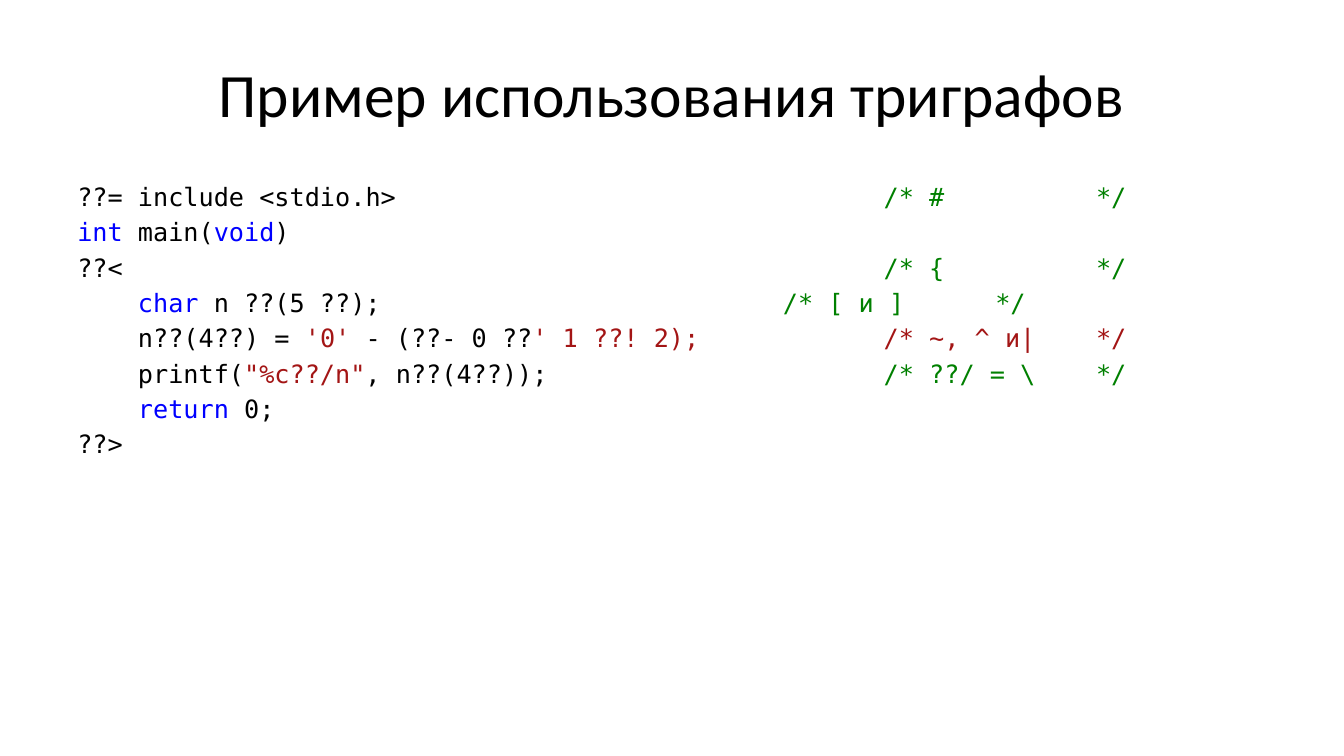
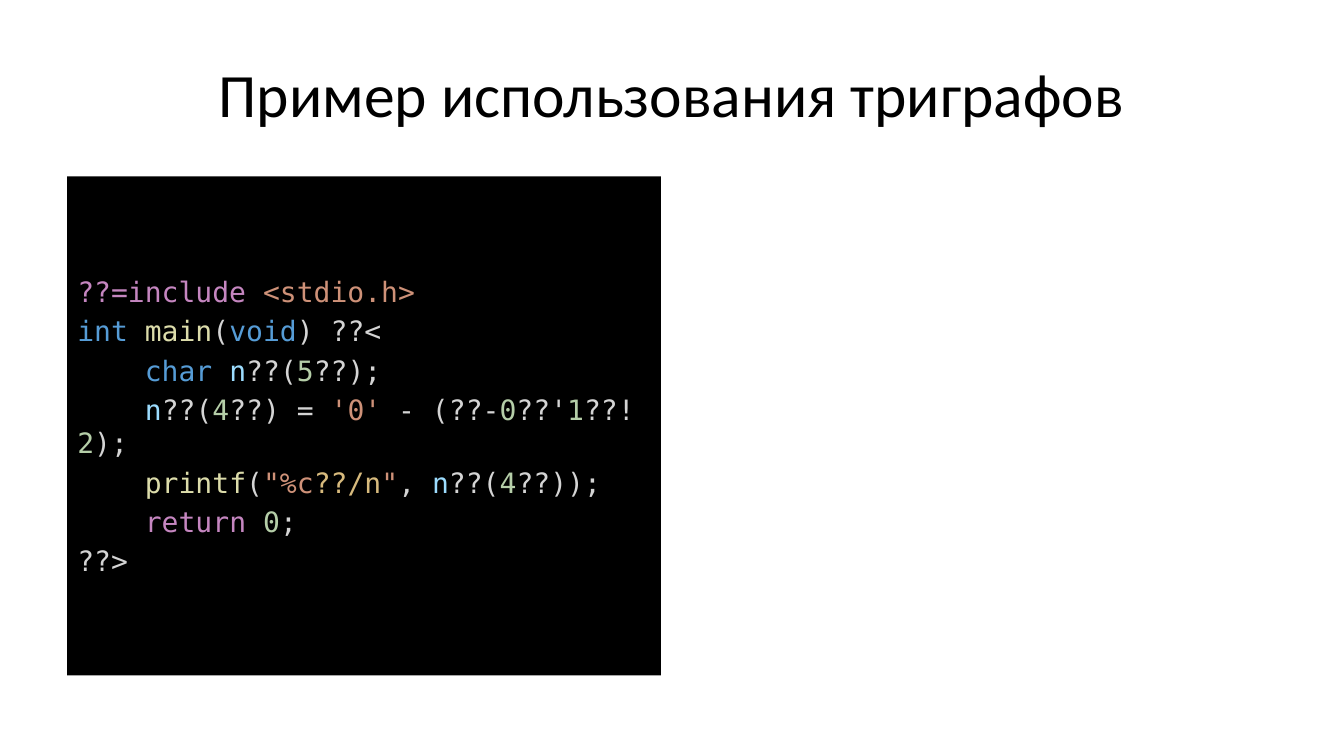
Before and after one commit to Evgueni-Petrov-aka-espetrov/Algorithms-and-Programming-in-C-pptx, a slide deck: slide 29 of 25 Препроцессор языка Си.pptx (slide 7 before the commit). Drawn at 1344x756 pixels with LibreOffice and Linux fonts; fonts in the diff are those of the drawing. Boxes give left, top, right and bottom in pixels: in the first picture for what was removed or moved away, otherwise in the second. Text is boxed around its words. In the diff, an @@ line names an element or a change of style, - is before the commit and + after.

Commit message:
питоноподобно расписал обработку директив; добавил общие слайды про препроцессирование; добавил пример раскрытия макросов

```diff
--- a/25 Препроцессор языка Си.pptx
+++ b/25 Препроцессор языка Си.pptx
@@ text "??=include <stdio.h>": place and size @@
-text "??=include <stdio.h>" at (77, 186, 700, 422)
+text "??=include <stdio.h>" at (68, 176, 661, 676)
@@ text "??=include <stdio.h>" at (68, 176, 661, 676): vertical alignment top to middle; fill none to #000000 @@
@@ rectangle added at (673, 156, 1300, 696), fill #FFFFFF @@
@@ text at (77, 280, 635, 499): text changed; size 18 to 20 pt; text colour #000000 to #D4D4D4 @@
-??= include <stdio.h> /* # */
-int main(void)
-??< /* { */
-char n ??(5 ??); /* [ и ] */
-n??(4??) = '0' - (??- 0 ??' 1 ??! 2); /* ~, ^ и| */
-printf("%c??/n", n??(4??)); /* ??/ = \ */
+??=include <stdio.h>
+int main(void) ??<
+char n??(5??);
+n??(4??) = '0' - (??-0??'1??!2);
+printf("%c??/n", n??(4??));
@@ text at (145, 511, 297, 536): size 18 to 20 pt in "return 0;", "??>"; text colour #0000FF to #C586C0 in "return"; text colour #000000 to #B5CEA8 in "0;"; text colour #000000 to #D4D4D4 in "0;", "??>" @@
```
Also in this commit, not shown: 17 other slides changed, 167 slides added, 2 slides removed.
